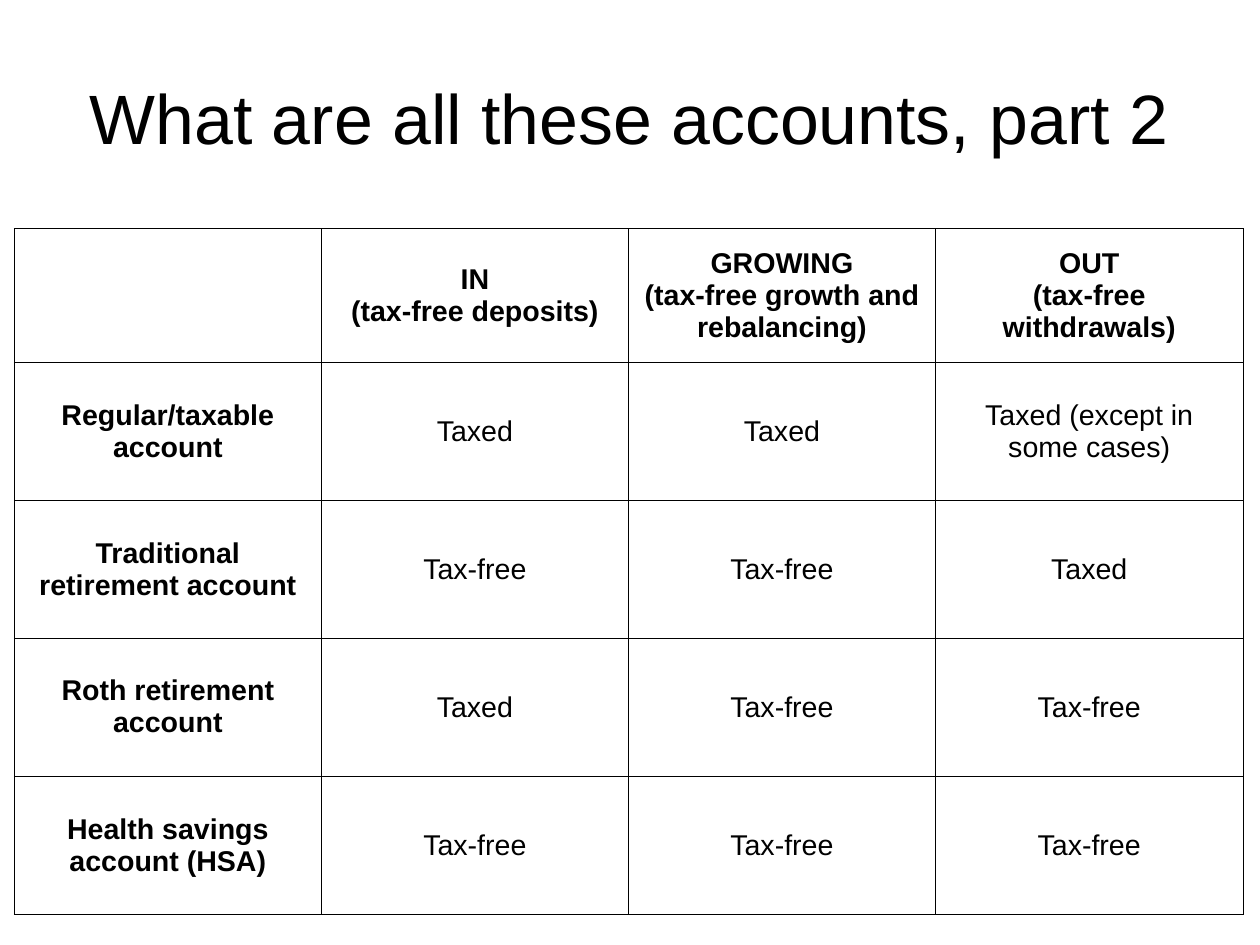
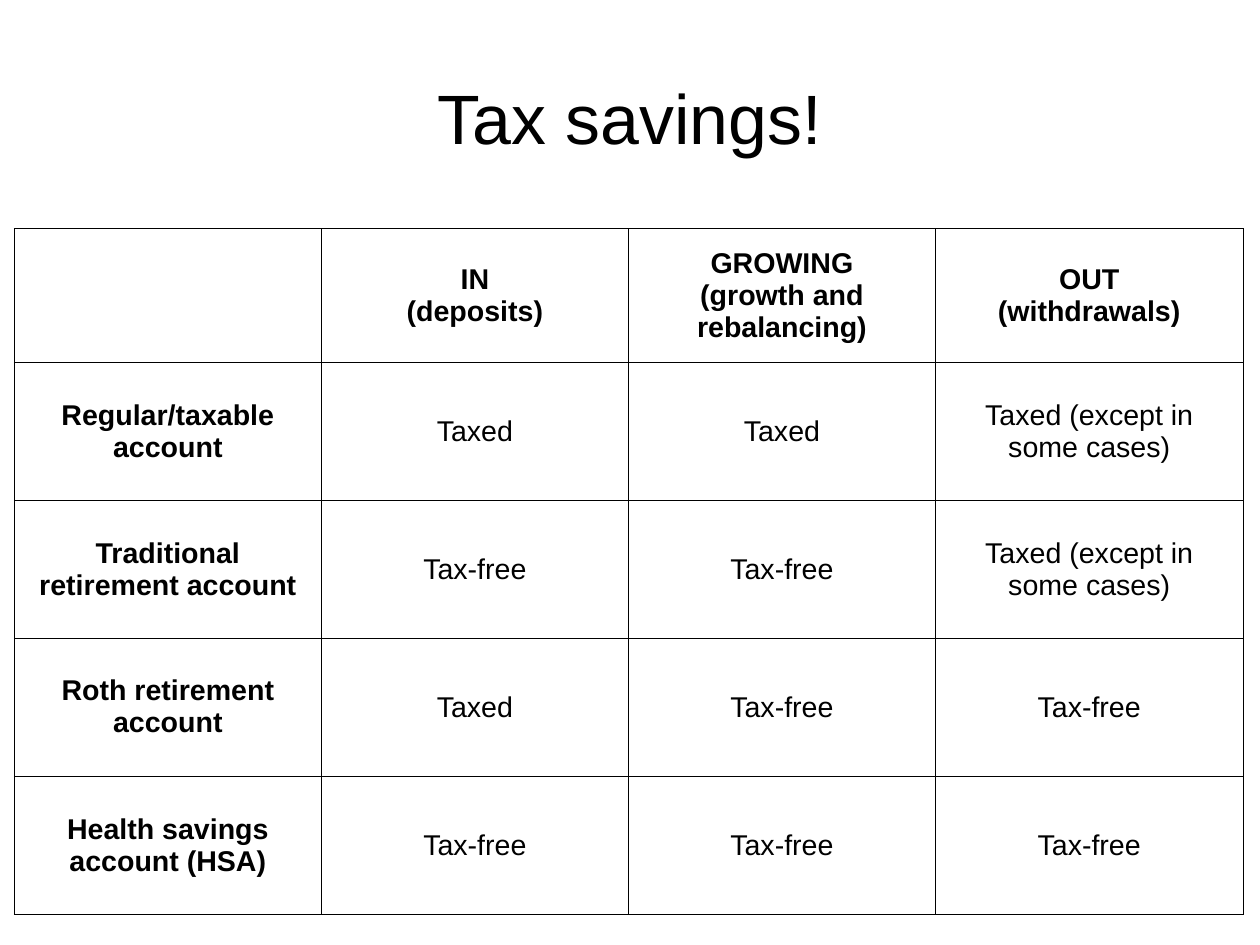
Before and after one commit to rettigs/presentations, a slide deck: slide 81 of finance_talk.odp (slide 78 before the commit). Drawn at 1260x945 pixels with LibreOffice and Linux fonts; fonts in the diff are those of the drawing. Boxes give left, top, right and bottom in pixels: in the first picture for what was removed or moved away, otherwise in the second. Text is boxed around its words. In the diff, an @@ line names an element or a change of style, - is before the commit and + after.

```diff
--- a/finance_talk.odp
+++ b/finance_talk.odp
@@ title at (x1=438, y1=93, x2=822, y2=157): text changed @@
-What are all these accounts, part 2
+Tax savings!
@@ table at (x1=15, y1=229, x2=1245, y2=915) @@
-row 1:  | IN / (tax-free deposits) | GROWING / (tax-free growth and rebalancing) | OUT / (tax-free withdrawals)
+row 1:  | IN / (deposits) | GROWING / (growth and rebalancing) | OUT / (withdrawals)
-row 3, column 4: Taxed
+row 3, column 4: Taxed (except in some cases)
```
Also in this commit, not shown: 50 other slides changed, 8 slides added, 9 slides removed.
